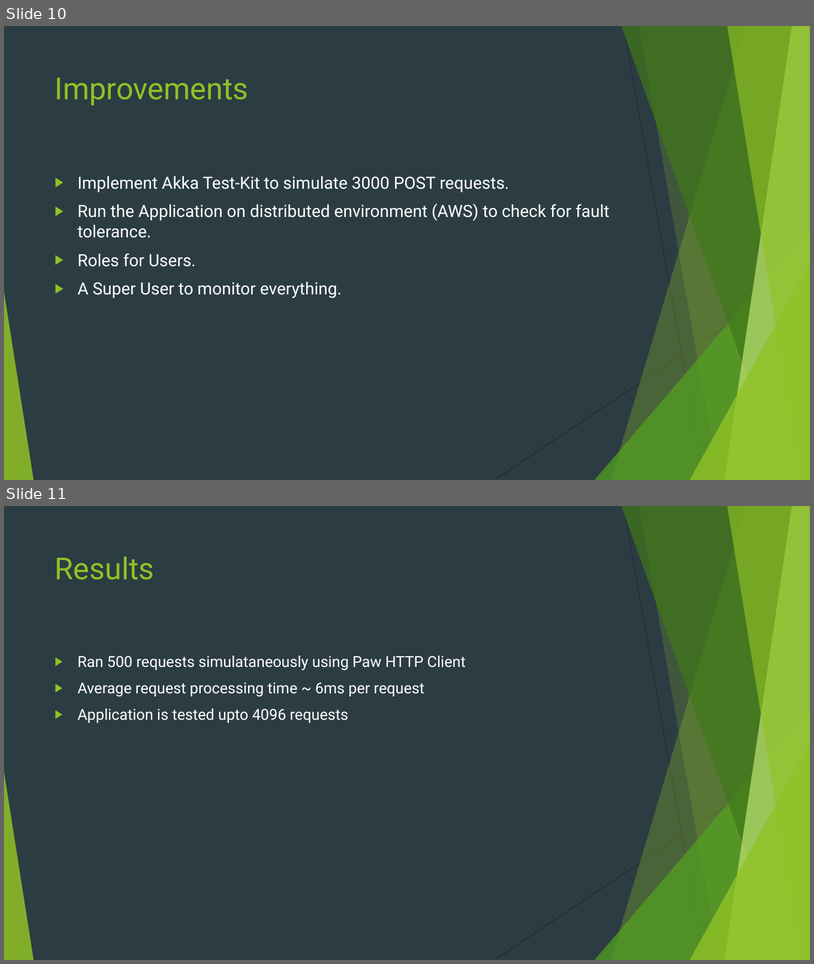
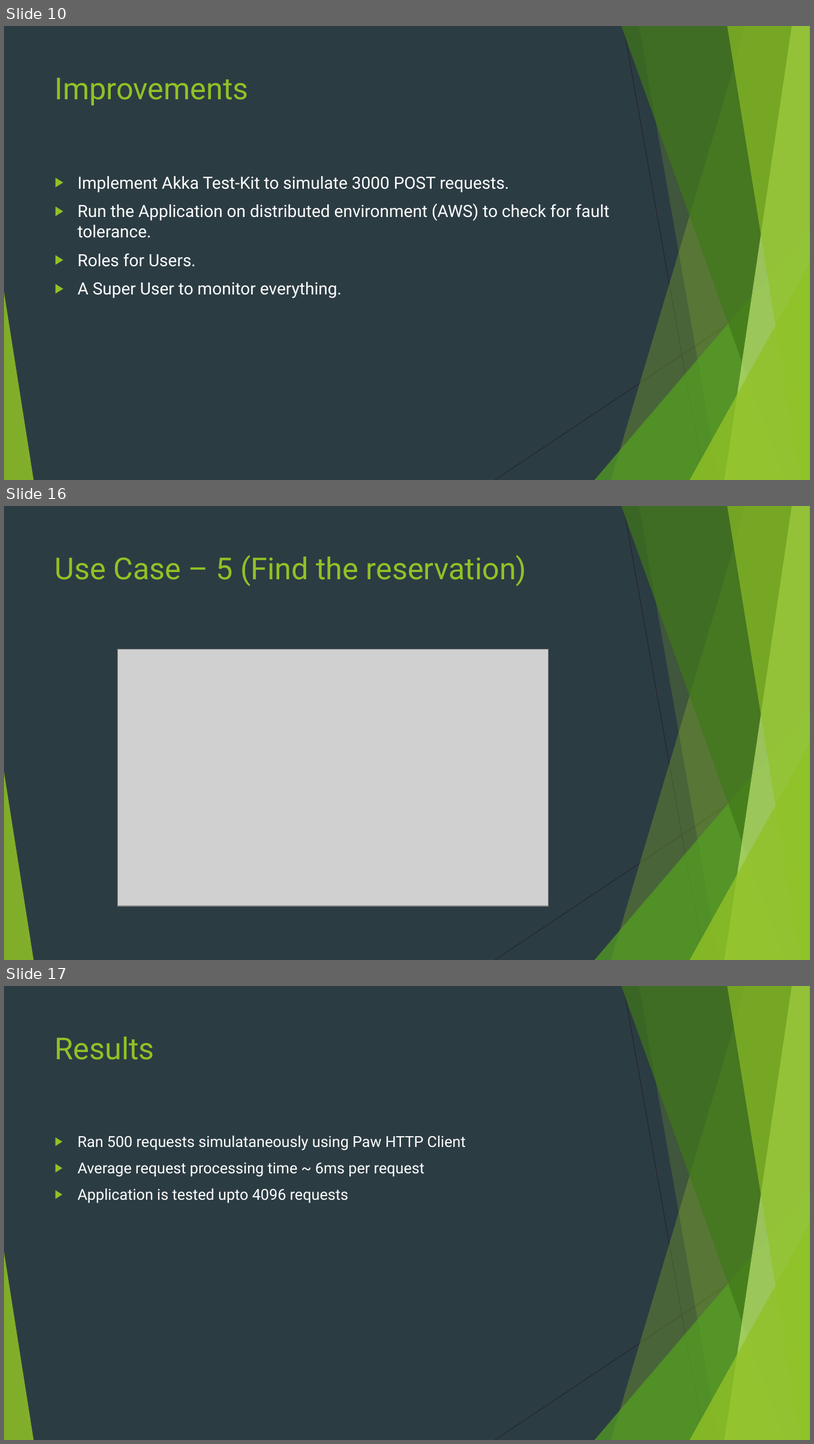
Before and after one commit to smelugiri/scalaproj, a slide deck: Ticket-Agency-Final.pptx. Shown one above the other, each under a label of ours: slides 10 and 11 before the commit, slides 10, 16 and 17 after it; the slides between them are not shown. The pictures are 814x964 and 814x1444 pixels, drawn with LibreOffice and Linux fonts; fonts in the diff are those of the drawing; grey boxes stand for pictures. Boxes give left, top, right and bottom in pixels: in the first picture for what was removed or moved away, otherwise in the second. Text is boxed around its words. In the diff, an @@ line names an element or a change of style, - is before the commit and + after.

```diff
--- a/Ticket-Agency-Final.pptx
+++ b/Ticket-Agency-Final.pptx
@@ slide 16 added at (x1=4, y1=506, x2=810, y2=960), background #2C3C43; not listed: 10 template elements that a slide beside it also shows @@
@@ title added at (x1=55, y1=555, x2=527, y2=586), 36 pt, text #90C226 @@
+Use Case – 5 (Find the reservation)
@@ picture added at (x1=118, y1=649, x2=548, y2=905) @@
@@ what was slide 11 is now slide 17 @@
```
Also in this commit, not shown: 5 other slides added.
